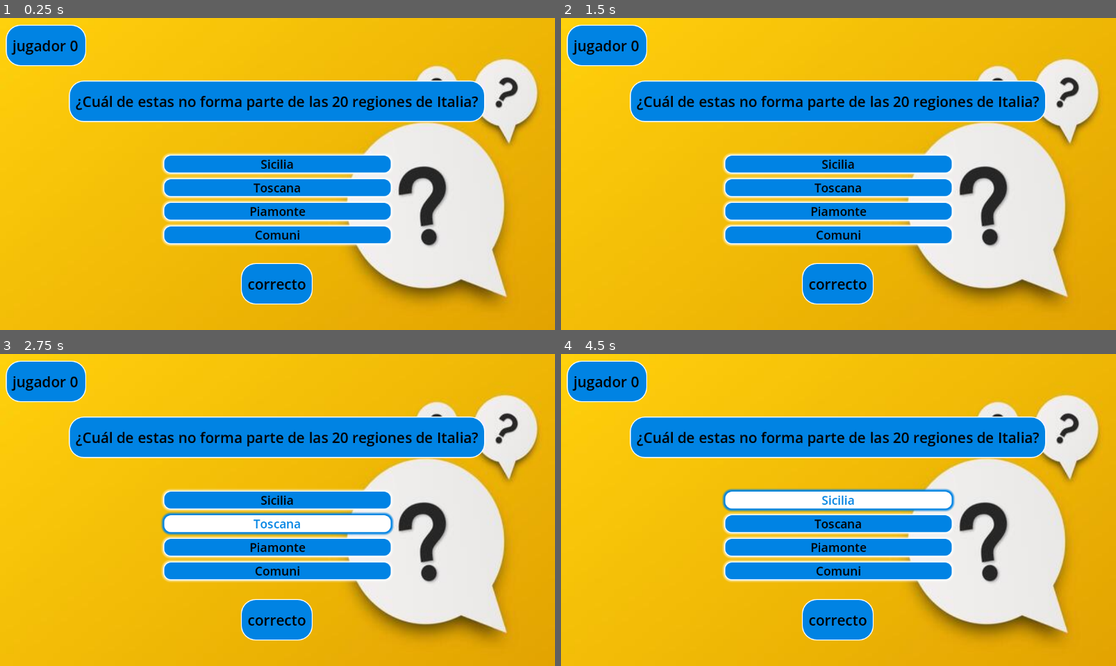
Above: before the commit, frames 1-4 (two rows, left to right).
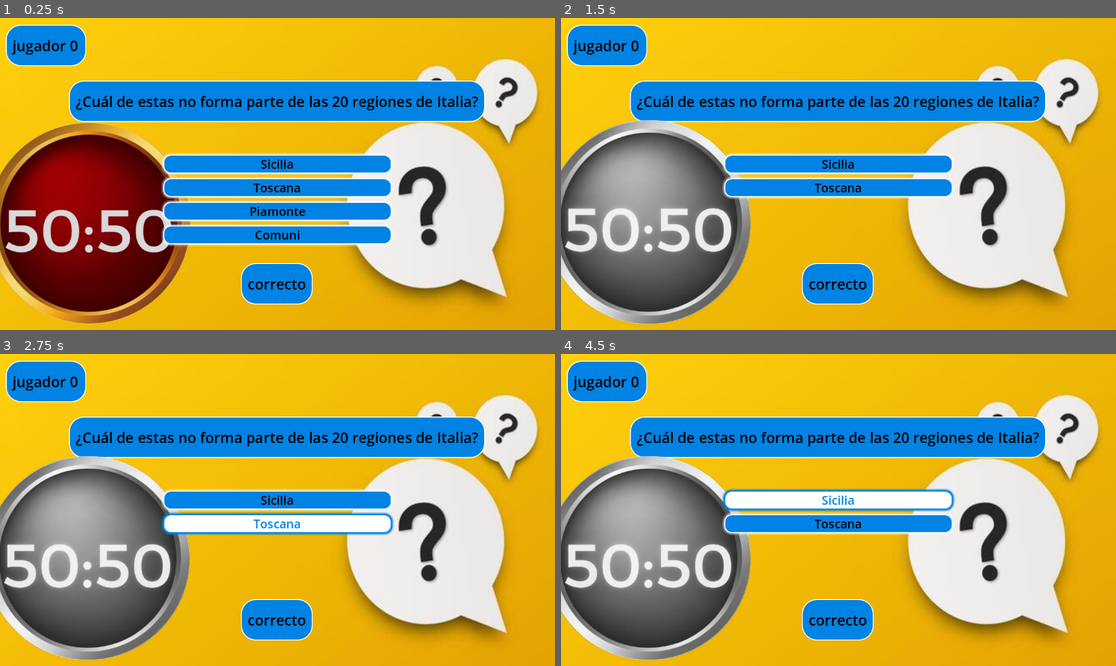
Above: after the commit, the same moments.

Repository: tobiflores/TriviaMundial-Alonso_Flores
Game: Godot game, scene res://Escenas/pregunta.tscn
Two runs of this game, one before a commit and one after it. Both use one fixed random seed, a clock stepped at 60 frames per second and the inputs below. Before the commit the project has no main scene; this scene is started directly in both runs.
Inputs (mouse positions are in pixels of both pictures, inside the frame that each line leads up to):
- Up to frame 1 (0.25 s): no input
- Up to frame 2 (1.5 s): click "Sicilia" at 0.5 s; click (638, 223) at 1.27 s
- Up to frame 3 (2.75 s): click "Toscana" at 2 s
- Up to frame 4 (4.5 s): click (838, 547) at 2.75 s, where only the run before the commit has a clickable "Piamonte"; click (838, 572) at 3.5 s, where only the run before the commit has a clickable "Comuni"; click "Sicilia" at 4.25 s

The runs differ from the first frame. In frame 1, 17% of the frame differs, in the area x 0-35%, y 33-99%; in frame 2, 23%, in the area x 0-71%, y 32-99%; in frame 3, 23%; in frame 4, 23%.

Commit message:
agrego boton cincuenta-cincuenta y preguntas de USA e Inglaterra

Diff:
--- a/Escenas/pregunta.tscn
+++ b/Escenas/pregunta.tscn
@@ -1,6 +1,9 @@
 [gd_scene format=3 uid="uid://b76b4tn2ant5j"]
 
 [ext_resource type="Texture2D" uid="uid://b4ui3ygdpmrxi" path="res://Imagenes/yellow-question-mark-background-with-text-space-quiz-symbol-vector.jpg" id="1_1gt84"]
+[ext_resource type="Script" uid="uid://dvhshdkvamyhm" path="res://Scripts/ronda.gd" id="1_8vmtj"]
+[ext_resource type="Texture2D" uid="uid://oe3vayvddhwd" path="res://Imagenes/cincuenta50.png" id="3_k1vya"]
+[ext_resource type="Texture2D" uid="uid://cyjfs35dfdpiv" path="res://Imagenes/cincuentaB&W.png" id="4_6fbo8"]
 
 [sub_resource type="StyleBoxTexture" id="StyleBoxTexture_aj2lq"]
 texture = ExtResource("1_1gt84")
@@ -70,6 +73,7 @@
 anchor_bottom = 1.0
 grow_horizontal = 2
 grow_vertical = 2
+script = ExtResource("1_8vmtj")
 
 [node name="Panel" type="Panel" parent="." unique_id=1338110970]
 layout_mode = 0
@@ -107,7 +111,24 @@
 theme_override_styles/normal = SubResource("StyleBoxFlat_1gt84")
 text = "¿Cuál de estas no forma parte de las 20 regiones de Italia?"
 
-[node name="VBoxContainer" type="VBoxContainer" parent="." unique_id=331745322]
+[node name="Boton50" type="TextureButton" parent="." unique_id=1850822666]
+layout_mode = 1
+anchors_preset = -1
+anchor_left = 0.141
+anchor_top = 0.657
+anchor_right = 0.141
+anchor_bottom = 0.657
+offset_left = -278.432
+offset_top = -223.736
+offset_right = 278.568
+offset_bottom = 224.264
+grow_vertical = 0
+texture_normal = ExtResource("3_k1vya")
+texture_pressed = ExtResource("4_6fbo8")
+texture_disabled = ExtResource("4_6fbo8")
+stretch_mode = 0
+
+[node name="BotonesOpciones" type="VBoxContainer" parent="." unique_id=331745322]
 layout_mode = 1
 anchors_preset = 8
 anchor_left = 0.5
@@ -122,7 +143,7 @@
 grow_vertical = 2
 theme_override_constants/separation = 10
 
-[node name="Button" type="Button" parent="VBoxContainer" unique_id=2776473]
+[node name="Button" type="Button" parent="BotonesOpciones" unique_id=2776473]
 layout_mode = 2
 theme_override_colors/font_color = Color(0, 0, 0, 1)
 theme_override_colors/font_pressed_color = Color(0, 0.5137255, 0.8901961, 1)
@@ -133,7 +154,7 @@
 theme_override_styles/hover = SubResource("StyleBoxFlat_aj2lq")
 text = "Sicilia"
 
-[node name="Button2" type="Button" parent="VBoxContainer" unique_id=677423805]
+[node name="Button2" type="Button" parent="BotonesOpciones" unique_id=677423805]
 layout_mode = 2
 theme_override_colors/font_color = Color(0, 0, 0, 1)
 theme_override_colors/font_pressed_color = Color(0, 0.5137255, 0.8901961, 1)
@@ -144,7 +165,7 @@
 theme_override_styles/hover = SubResource("StyleBoxFlat_aj2lq")
 text = "Toscana"
 
-[node name="Button3" type="Button" parent="VBoxContainer" unique_id=1437492301]
+[node name="Button3" type="Button" parent="BotonesOpciones" unique_id=1437492301]
 layout_mode = 2
 theme_override_colors/font_color = Color(0, 0, 0, 1)
 theme_override_colors/font_pressed_color = Color(0, 0.5137255, 0.8901961, 1)
@@ -155,7 +176,7 @@
 theme_override_styles/hover = SubResource("StyleBoxFlat_aj2lq")
 text = "Piamonte"
 
-[node name="Button4" type="Button" parent="VBoxContainer" unique_id=1318168320]
+[node name="Button4" type="Button" parent="BotonesOpciones" unique_id=1318168320]
 layout_mode = 2
 theme_override_colors/font_color = Color(0, 0, 0, 1)
 theme_override_colors/font_pressed_color = Color(0, 0.5137255, 0.8901961, 1)
@@ -176,3 +197,5 @@
 theme_override_font_sizes/font_size = 30
 theme_override_styles/normal = SubResource("StyleBoxFlat_1gt84")
 text = "correcto"
+
+[connection signal="pressed" from="Boton50" to="." method="_on__50_pressed"]
--- a/Scripts/ronda.gd
+++ b/Scripts/ronda.gd
@@ -14,6 +14,28 @@
 	var preguntaActual: Pregunta = cola_preguntas[indice]
 	$LabelPregunta.text = preguntaActual.enunciado
 	var opciones_mezcladas = preguntaActual.opciones.duplicate()
+	var respuesta_correcta = opciones_mezcladas[preguntaActual.indice_correcto]
 	opciones_mezcladas.shuffle()
-	for i in range($BotonesOpciones.get_child_count()):
-		$BotonesOpciones.get_child(i).text = opciones_mezcladas[i]
+	indiceActual = opciones_mezcladas.find(respuesta_correcta)
+
+	var botones = $BotonesOpciones.get_children()
+	for i in range(botones.size()):
+		botones[i].text = opciones_mezcladas[i]
+		botones[i].disabled = false
+		botones[i].visible = true
+
+func cincuenta_cincuenta():
+	var botones = $BotonesOpciones.get_children()
+	var incorrectos = []
+	for i in range(botones.size()):
+		if i != indiceActual:
+			incorrectos.append(i)
+
+	incorrectos.shuffle()
+	botones[incorrectos[0]].visible = false
+	botones[incorrectos[1]].visible = false
+
+func _on__50_pressed():
+	cincuenta_cincuenta()
+	print("cincuenta presionado")
+	$Boton50.disabled = true
--- a/data/paises/estadosunidos.tres
+++ b/data/paises/estadosunidos.tres
@@ -31,15 +31,48 @@
 opciones = Array[String](["A) Thomas Edison ", "B) Benjamin Franklin ", "C) Nikola Tesla ", "D) Alexander Graham Bell"])
 metadata/_custom_type_script = "uid://bvh63cpdgav1d"
 
+[sub_resource type="Resource" id="Resource_67qfu"]
+script = ExtResource("1_g0ngh")
+enunciado = "¿Qué famosa arquitectura histórica fue un regalo de Francia a Estados Unidos?"
+opciones = Array[String](["A) El Toro de Wall Street ", "B) El Monte Rushmore ", "C) El Monumento a Lincoln ", "D) La Estatua de la Libertad"])
+indice_correcto = 3
+metadata/_custom_type_script = "uid://bvh63cpdgav1d"
+
+[sub_resource type="Resource" id="Resource_pn6xu"]
+script = ExtResource("1_g0ngh")
+enunciado = "¿ Cuál de estas ligas deportivas no es de Estados Unidos?"
+opciones = Array[String](["A) NBA ", "B) NFS", "C) NHL ", "D) NFL"])
+indice_correcto = 1
+metadata/_custom_type_script = "uid://bvh63cpdgav1d"
+
 [sub_resource type="Resource" id="Resource_uca0k"]
 script = ExtResource("1_g0ngh")
-enunciado = "¿Qué famosa estatua fue un regalo de Francia a Estados Unidos?"
-opciones = Array[String](["A) El Toro de Wall Street ", "B) El Monte Rushmore ", "C) El Monumento a Lincoln ", "D) La Estatua de la Libertad "])
-indice_correcto = 3
+enunciado = "¿Qué ciudad es conocida como “La Gran Manzana”?"
+opciones = Array[String](["A) Los Angeles ", "B) Miami ", "C) Nueva York ", "D) Boston"])
+indice_correcto = 2
+metadata/_custom_type_script = "uid://bvh63cpdgav1d"
+
+[sub_resource type="Resource" id="Resource_hywpu"]
+script = ExtResource("1_g0ngh")
+enunciado = "¿Qué famoso director creó las películas “Jurassic Park” y “E.T.”?"
+opciones = Array[String](["A) Martin Scorsese ", "B) Steven Spielberg ", "C) Peter Jackson  ", " D) James Cameron"])
+indice_correcto = 1
+metadata/_custom_type_script = "uid://bvh63cpdgav1d"
+
+[sub_resource type="Resource" id="Resource_lyv3t"]
+script = ExtResource("1_g0ngh")
+enunciado = "¿Qué celebración estadounidense homenajea a los soldados caídos en guerra?"
+opciones = Array[String](["A) Memorial Day ", " B) Veterans Day ", "C) Labor Day ", "D) Honor Day"])
+metadata/_custom_type_script = "uid://bvh63cpdgav1d"
+
+[sub_resource type="Resource" id="Resource_544r1"]
+script = ExtResource("1_g0ngh")
+enunciado = "¿Qué estado estadounidense tiene la mayor población?"
+opciones = Array[String](["A) Washington ", "B) Florida ", "C) Nueva York ", "D) California "])
 metadata/_custom_type_script = "uid://bvh63cpdgav1d"
 
 [resource]
 script = ExtResource("2_67qfu")
 pais = "Estados Unidos"
 bandera = ExtResource("1_67qfu")
-preguntas = Array[ExtResource("1_g0ngh")]([SubResource("Reso …(89 unchanged characters)… Resource_s1e14"), SubResource("Resource_uca0k")])
+preguntas = Array[ExtResource("1_g0ngh")]([SubResource("Reso …(89 unchanged characters)… Resource_s1e14"), SubResource("Resource_67qfu"), SubResource("Resource_pn6xu"), SubResource("Resource_uca0k"), SubResource("Resource_hywpu"), SubResource("Resource_lyv3t"), SubResource("Resource_544r1")])
--- a/data/paises/inglaterra.tres
+++ b/data/paises/inglaterra.tres
@@ -1,3 +1,80 @@
-[gd_resource type="Resource" format=3 uid="uid://beacfur6cik36"]
+[gd_resource type="Resource" script_class="DatosPais" format=3 uid="uid://beacfur6cik36"]
+
+[ext_resource type="Texture2D" uid="uid://lm64ijgop0py" path="res://Imagenes/englandflag.png" id="1_h38a0"]
+[ext_resource type="Script" uid="uid://bvh63cpdgav1d" path="res://Scripts/pregunta.gd" id="2_3p800"]
+[ext_resource type="Script" uid="uid://dn546t0plwfgf" path="res://Scripts/datospais.gd" id="3_a0ya7"]
+
+[sub_resource type="Resource" id="Resource_gxppn"]
+script = ExtResource("2_3p800")
+enunciado = "¿De qué ciudad son originarios The Beatles?"
+opciones = Array[String](["A) Londres ", "B) Manchester ", "C) Liverpool ", "D) Birmingham"])
+indice_correcto = 2
+metadata/_custom_type_script = "uid://bvh63cpdgav1d"
+
+[sub_resource type="Resource" id="Resource_nlfvs"]
+script = ExtResource("2_3p800")
+enunciado = "¿Quién escribió Romeo y Julieta?"
+opciones = Array[String](["A) Charles Dickens ", "B) Oscar Wilde ", "C) Jane Austen ", "D) William Shakespeare "])
+indice_correcto = 3
+metadata/_custom_type_script = "uid://bvh63cpdgav1d"
+
+[sub_resource type="Resource" id="Resource_f8vrx"]
+script = ExtResource("2_3p800")
+enunciado = "¿Cuántas veces ganó Inglaterra el Mundial?"
+opciones = Array[String](["A) 0 ", "B) 1 ", "C) 2 ", "D) 3"])
+indice_correcto = 1
+metadata/_custom_type_script = "uid://bvh63cpdgav1d"
+
+[sub_resource type="Resource" id="Resource_mg37p"]
+script = ExtResource("2_3p800")
+enunciado = "¿Qué animal aparece en el escudo real de Inglaterra?"
+opciones = Array[String](["A) Águila ", "B) Dragón ", "C) León ", "D) Caballo"])
+indice_correcto = 2
+metadata/_custom_type_script = "uid://bvh63cpdgav1d"
+
+[sub_resource type="Resource" id="Resource_p5hs7"]
+script = ExtResource("2_3p800")
+enunciado = "¿En qué deporte es famoso el torneo de Wimbledon?"
+opciones = Array[String](["A) Golf ", "B) Tenis ", "C) Cricket ", "D) Rugby"])
+indice_correcto = 1
+metadata/_custom_type_script = "uid://bvh63cpdgav1d"
+
+[sub_resource type="Resource" id="Resource_j2r4f"]
+script = ExtResource("2_3p800")
+enunciado = "¿Cuál es la ciudad más grande de Inglaterra?"
+opciones = Array[String](["A) Londres ", "B) Birmingham ", "C) Manchester ", "D) Sheffield"])
+metadata/_custom_type_script = "uid://bvh63cpdgav1d"
+
+[sub_resource type="Resource" id="Resource_rh0j6"]
+script = ExtResource("2_3p800")
+enunciado = "¿Cómo se llama la residencia oficial del rey de Inglaterra?"
+opciones = Array[String](["A) Windsor Castle ", "B) Hampton Court ", "C) Kensington Palace ", "D) Buckingham Palace "])
+indice_correcto = 3
+metadata/_custom_type_script = "uid://bvh63cpdgav1d"
+
+[sub_resource type="Resource" id="Resource_lavef"]
+script = ExtResource("2_3p800")
+enunciado = "¿Cuál de estas bandas no es británica?"
+opciones = Array[String](["A) Pink Floyd ", "B) One Direction ", "C) Coldplay ", "D) Metallica "])
+indice_correcto = 3
+metadata/_custom_type_script = "uid://bvh63cpdgav1d"
+
+[sub_resource type="Resource" id="Resource_48bdc"]
+script = ExtResource("2_3p800")
+enunciado = "¿Qué actor británico interpretó a Batman en la trilogía de Christopher Nolan?"
+opciones = Array[String](["A) Hugh Grant ", "B) Daniel Craig ", "C) Christian Bale ", "D) Colin Firth"])
+indice_correcto = 2
+metadata/_custom_type_script = "uid://bvh63cpdgav1d"
+
+[sub_resource type="Resource" id="Resource_hh2m2"]
+script = ExtResource("2_3p800")
+enunciado = "¿Cuál es el himno nacional de Inglaterra?"
+opciones = Array[String](["A) Rule Britannia ", "B) God Save the King ", "C) Swing Low Sweet Chariot ", "D) Land of Hope and Glory"])
+indice_correcto = 1
+metadata/_custom_type_script = "uid://bvh63cpdgav1d"
 
 [resource]
+script = ExtResource("3_a0ya7")
+pais = "Inglaterra"
+bandera = ExtResource("1_h38a0")
+preguntas = Array[ExtResource("2_3p800")]([SubResource("Resource_gxppn"), SubResource("Resource_nlfvs"), SubResource("Resource_f8vrx"), SubResource("Resource_mg37p"), SubResource("Resource_p5hs7"), SubResource("Resource_j2r4f"), SubResource("Resource_rh0j6"), SubResource("Resource_lavef"), SubResource("Resource_48bdc"), SubResource("Resource_hh2m2")])
--- a/project.godot
+++ b/project.godot
@@ -11,6 +11,7 @@
 [application]
 
 config/name="Juego-QuizMundial"
+run/main_scene="uid://b76b4tn2ant5j"
 config/features=PackedStringArray("4.6", "Forward Plus")
 config/icon="res://icon.svg"
 
Binary file added: Imagenes/cincuenta50.png
Not shown, added: Imagenes/cincuenta50.png.import
Binary file added: Imagenes/cincuentaB&W.png
Not shown, added: Imagenes/cincuentaB&W.png.import
Binary file added: Imagenes/englandflag.png
Not shown, added: Imagenes/englandflag.png.import
Binary file added: Imagenes/llamada.png
Not shown, added: Imagenes/llamada.png.import
